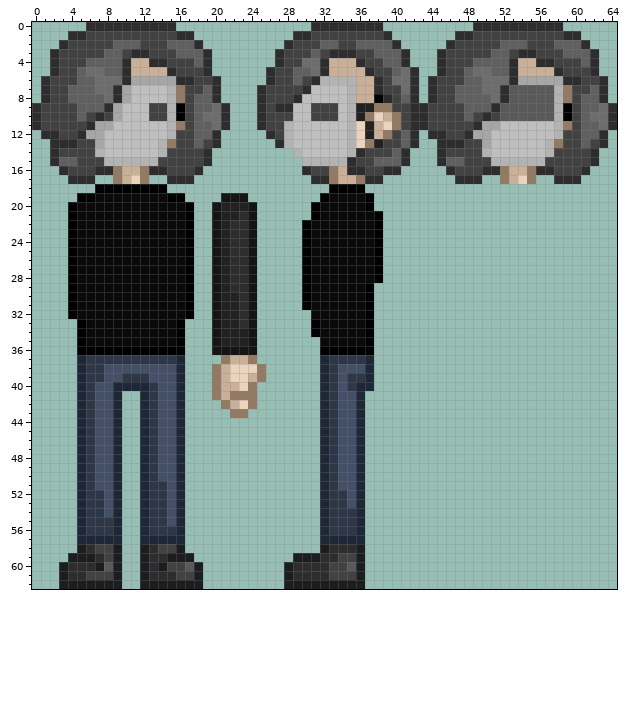
Sprite sheet: bin/res/tex/characters/greed.png. This is how it looked before the edit.
The file is 65x63 pixels. Colours within 5 levels of each other are drawn and written as one.
New version:
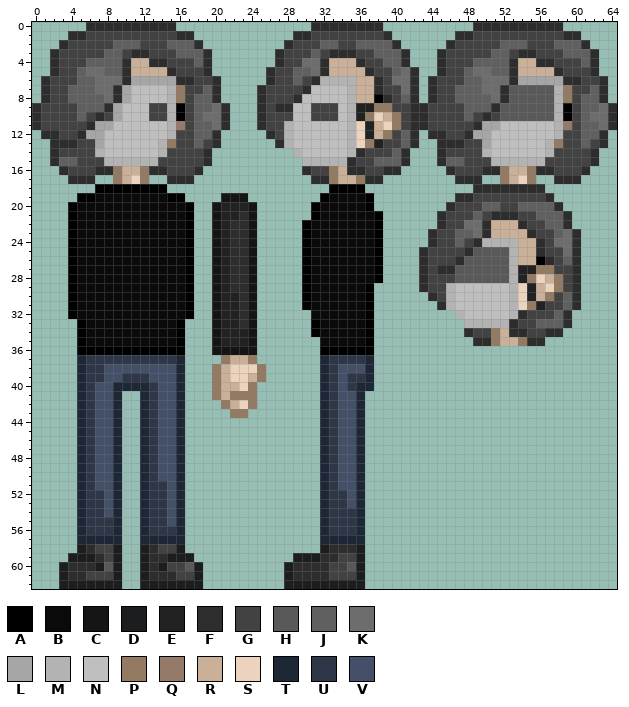
Palette (. is transparent): A #000000  B #0a0a0a  C #151515  D #1b1d1e  E #222222  F #2d2d2d  G #424242  H #595959  J #606060  K #6d6d6d  L #a6a6a6  M #b3b3b3  N #bfbfbf  P #927a63  Q #957969  R #cab099  S #ecd3bd  T #1e2736  U #2d3747  V #445067
Difference:
{"y":18,"x":49,"old":"........","new":"FFFFFFFF"}
{"y":19,"x":47,"old":"...........","new":"FFGGGGGGGGF"}
{"y":20,"x":46,"old":".............","new":"FGGGJJGGJJJJF"}
{"y":21,"x":45,"old":"...............","new":"FGGGJGFFFGGJJJF"}
{"y":22,"x":45,"old":"...............","new":"FGGKKFRRRFGGJJF"}
{"y":23,"x":44,"old":".................","new":"FGGJJKFRRRRFGGJKF"}
{"y":24,"x":44,"old":".................","new":"FGGJGFMMMMRRFGKKF"}
{"y":25,"x":43,"old":"..................","new":"FGGGGFHHHHMRRFGGKF"}
{"y":26,"x":43,"old":"..................","new":"FGGGFHHHHHMRRAFGJF"}
{"y":27,"x":43,"old":"..................","new":"FGFFHHHHHHMEEPPGGF"}
{"y":28,"x":43,"old":"..................","new":"FGGGHHHHHHMEPSRPGF"}
{"y":29,"x":43,"old":"..................","new":"FGGMNNNNNNMSERSPGF"}
{"y":30,"x":44,"old":".................","new":"FGMNNNNNNMSERPGJF"}
{"y":31,"x":45,"old":"................","new":"FMNNNNNNMSPEGGJF"}
{"y":32,"x":47,"old":".............","new":"MNNNNNMFGGGJF"}
{"y":33,"x":48,"old":"............","new":"MMMMMFGGJJJF"}
{"y":34,"x":48,"old":"...........","new":"FGGPRFFGGFF"}
{"y":35,"x":49,"old":"........","new":"FFPRRPFF"}
